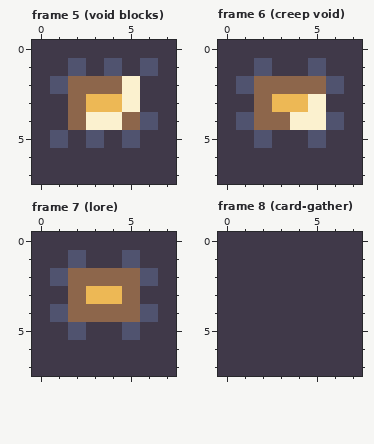
Two versions of one pixel-art file, godot/assets/gfx/Aseprite/8x8 blocks.aseprite. The picture above was drawn from the file before the commit.
8x8 pixels, 18 frames. Shown: frame 5 (void blocks), frame 6 (creep void), frame 7 (lore), frame 8 (card-gather). The commit also changed other frames, which this record leaves out.
Once edited:
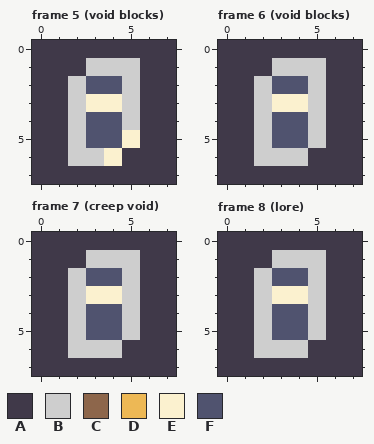
Palette (. is transparent): A #403949  B #cecece  C #8d664b  D #edb855  E #fbf1cf  F #50536f
Difference:
layer "Layer 3" now hidden
layer "end-card-idle" now shown
Changed rows in their new state; - is an unchanged pixel.
Frame 5 (void blocks):
first column x 1:
1 -ABBBA
2 ABFFB-
3 -BEEB-
4 -BFFBA
5 AB-FE-
6 -BBE--
Frame 6 (void blocks):
first column x 1:
1 -ABBB-
2 ABFFBA
3 -BEEB-
4 ABFFBA
5 -BFFB-
6 -BBB--
Frame 7 (creep void): the same change as frame 6 (void blocks)
Frame 8 (lore), layer "end-card-idle":
first column x 2:
1 -BBB
2 BFFB
3 BEEB
4 BFFB
5 BFFB
6 BBB-
Boxes around the changes in both pictures, in picture pixels (x1, y1, x2, y2):
changed: (50, 58, 158, 166)
changed: (236, 58, 344, 166)
changed: (50, 250, 158, 358)
changed: (254, 250, 326, 358)
